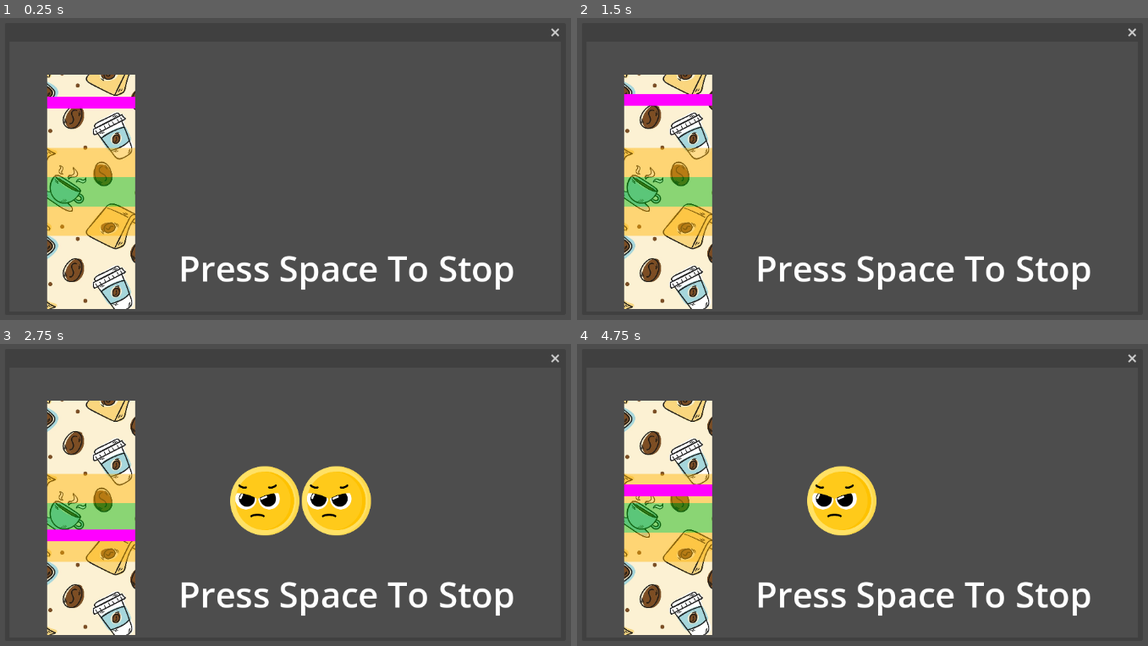
Above: before the commit, frames 1-4 (two rows, left to right).
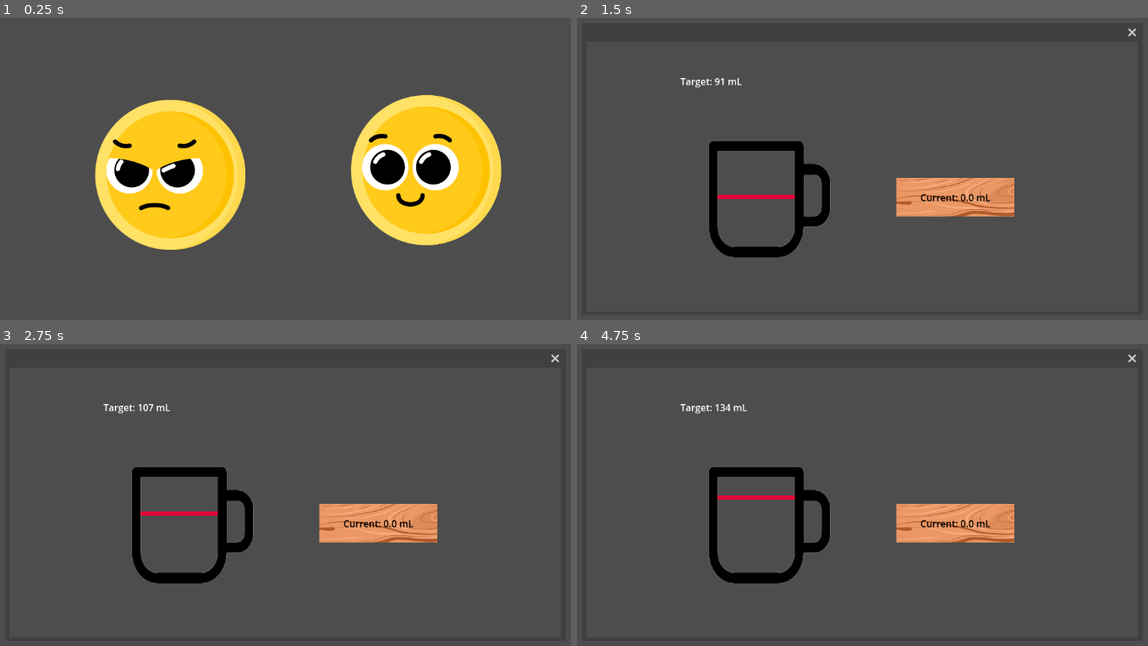
Above: after the commit, the same moments.

Repository: worth12/WAVER
Game: Godot game, scene res://Scenes/open minigame.tscn
The game is run twice, just before and just after one commit, with the same random seed, the same clock (stepped at 60 frames per second) and the same inputs.
Inputs (mouse positions are in pixels of both pictures, inside the frame that each line leads up to):
- Up to frame 1 (0.25 s): no input
- Up to frame 2 (1.5 s): tap Space at 0.5, 1.25 s; move the mouse to (1010, 165) at 0.52 s; hold E 0.53-1.28 s; click (1010, 165) at 0.67 s; tap Enter (ui_accept) at 0.77 s; move the mouse to (725, 202) at 1.27 s; tap E at 1.35 s; click (725, 202) at 1.42 s
- Up to frame 3 (2.75 s): tap Enter (ui_accept) at 1.52 s; tap Space at 2 s; move the mouse to (348, 425) at 2.02 s; hold E from 2.03 s (still down); click (348, 425) at 2.17 s
- Up to frame 4 (4.75 s): tap Space at 2.75, 3.5, 4.25 s; move the mouse to (828, 585) at 2.77 s; release E at 2.78 s; tap E at 2.85, 4.35 s; click (828, 585) at 2.92 s; tap Enter (ui_accept) at 3.02, 3.77, 4.52 s; move the mouse to (1062, 567) at 3.52 s; hold E 3.53-4.28 s; click (1062, 567) at 3.67 s; move the mouse to (656, 452) at 4.27 s; click (656, 452) at 4.42 s

The runs differ from the first frame. In frame 1, 32% of the frame differs, in the area x 8-98%, y 3-97%; in frame 2, 19%; in frame 3, 22%; in frame 4, 21%.

Commit message:
coffee sort of works

Diff:
--- a/Scenes/control.tscn
+++ b/Scenes/Coffee.tscn
@@ -1,8 +1,8 @@
 [gd_scene load_steps=4 format=3 uid="uid://u0jqml7awiuv"]
 
 [ext_resource type="Script" path="res://Scripts/Coffee_Pouring_Minigame.gd" id="1_mejo2"]
-[ext_resource type="Texture2D" uid="uid://detip01cpqwrw" path="res://Assets/1386638.png" id="2_pm21e"]
-[ext_resource type="Texture2D" uid="uid://cou2v08k0j0wg" path="res://Assets/vector-cartoon-wooden-texture-background-600nw-2145003917.png" id="2_xc4wm"]
+[ext_resource type="Texture2D" uid="uid://detip01cpqwrw" path="res://assets/1386638.png" id="2_pm21e"]
+[ext_resource type="Texture2D" uid="uid://cou2v08k0j0wg" path="res://assets/vector-cartoon-wooden-texture-background-600nw-2145003917.png" id="2_xc4wm"]
 
 [node name="Control" type="Control"]
 layout_mode = 3
@@ -16,10 +16,10 @@
 
 [node name="Cup" type="TextureRect" parent="."]
 layout_mode = 0
-offset_left = 296.0
-offset_top = 120.0
-offset_right = 552.0
-offset_bottom = 320.0
+offset_left = 184.0
+offset_top = 168.0
+offset_right = 440.0
+offset_bottom = 368.0
 texture = ExtResource("2_pm21e")
 
 [node name="Coffee" type="ColorRect" parent="Cup"]
@@ -42,10 +42,10 @@
 
 [node name="TargetLabel" type="Label" parent="."]
 layout_mode = 0
-offset_left = 664.0
-offset_top = 88.0
-offset_right = 930.0
-offset_bottom = 175.0
+offset_left = 160.0
+offset_top = 56.0
+offset_right = 426.0
+offset_bottom = 143.0
 
 [node name="ResultLabel" type="Label" parent="."]
 layout_mode = 0
@@ -57,10 +57,10 @@
 
 [node name="TextureRect" type="TextureRect" parent="."]
 layout_mode = 0
-offset_left = 695.0
-offset_top = 182.0
-offset_right = 896.0
-offset_bottom = 248.0
+offset_left = 528.0
+offset_top = 232.0
+offset_right = 729.0
+offset_bottom = 298.0
 texture = ExtResource("2_xc4wm")
 expand_mode = 3
 stretch_mode = 1
@@ -74,3 +74,6 @@
 theme_override_colors/font_color = Color(0, 0, 0, 1)
 horizontal_alignment = 1
 vertical_alignment = 1
+
+[node name="PointLight2D" type="PointLight2D" parent="."]
+position = Vector2(898.391, 512.399)
--- a/Scenes/open minigame.tscn
+++ b/Scenes/open minigame.tscn
@@ -1,23 +1,40 @@
-[gd_scene load_steps=5 format=3 uid="uid://cr7phhidj8tur"]
+[gd_scene load_steps=7 format=3 uid="uid://cr7phhidj8tur"]
 
 [ext_resource type="Script" path="res://Scripts/Node2D.gd" id="1_7cy30"]
 [ext_resource type="Texture2D" uid="uid://323ardcs5sob" path="res://assets/8445773.png" id="2_1b2dr"]
 [ext_resource type="Script" path="res://Scripts/Sprite2D.gd" id="2_qhdku"]
+[ext_resource type="Texture2D" uid="uid://ddmx7jqqi8dld" path="res://assets/8445903.png" id="2_wl4v3"]
 [ext_resource type="PackedScene" uid="uid://c8fqxwtuau3br" path="res://Scenes/QuickTime.tscn" id="4_n0vdr"]
+[ext_resource type="PackedScene" uid="uid://u0jqml7awiuv" path="res://Scenes/Coffee.tscn" id="4_xa6my"]
 
 [node name="Node2D" type="Node2D"]
 script = ExtResource("1_7cy30")
 
-[node name="rdy to order" type="Sprite2D" parent="."]
+[node name="coffee" type="Sprite2D" parent="."]
+position = Vector2(820, 300)
+texture = ExtResource("2_wl4v3")
+script = ExtResource("2_qhdku")
+
+[node name="popup" type="Window" parent="coffee"]
+auto_translate_mode = 1
+mode = 2
+position = Vector2i(110, 81)
+size = Vector2i(940, 460)
+visible = false
+
+[node name="Control" parent="coffee/popup" instance=ExtResource("4_xa6my")]
+
+[node name="foam" type="Sprite2D" parent="."]
 unique_name_in_owner = true
-position = Vector2(538, 298)
+position = Vector2(384, 308)
 texture = ExtResource("2_1b2dr")
 script = ExtResource("2_qhdku")
 
-[node name="popup" type="Window" parent="rdy to order"]
+[node name="popup" type="Window" parent="foam"]
 unique_name_in_owner = true
 mode = 2
 position = Vector2i(110, 81)
 size = Vector2i(940, 460)
+visible = false
 
-[node name="Control" parent="rdy to order/popup" instance=ExtResource("4_n0vdr")]
+[node name="Control" parent="foam/popup" instance=ExtResource("4_n0vdr")]
--- a/project.godot
+++ b/project.godot
@@ -11,7 +11,6 @@
 [application]
 
 config/name="WAVER"
-
 run/main_scene="res://Scenes/open minigame.tscn"
 config/features=PackedStringArray("4.3", "Forward Plus")
 run/max_fps=60
Not shown, changed: Assets/1386638.png.import
Not shown, changed: Assets/vector-cartoon-wooden-texture-background-600nw-2145003917.png.import
